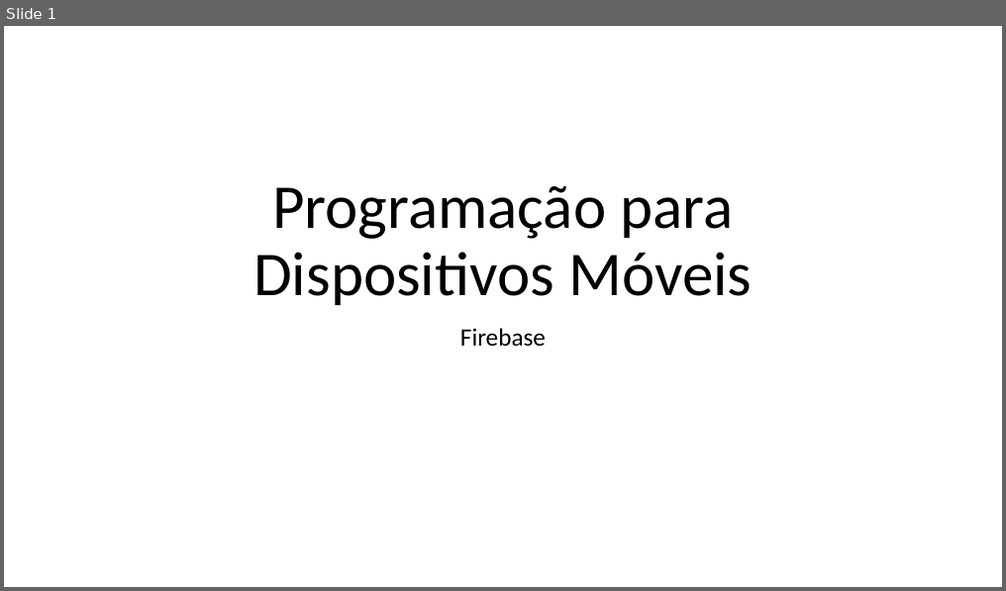
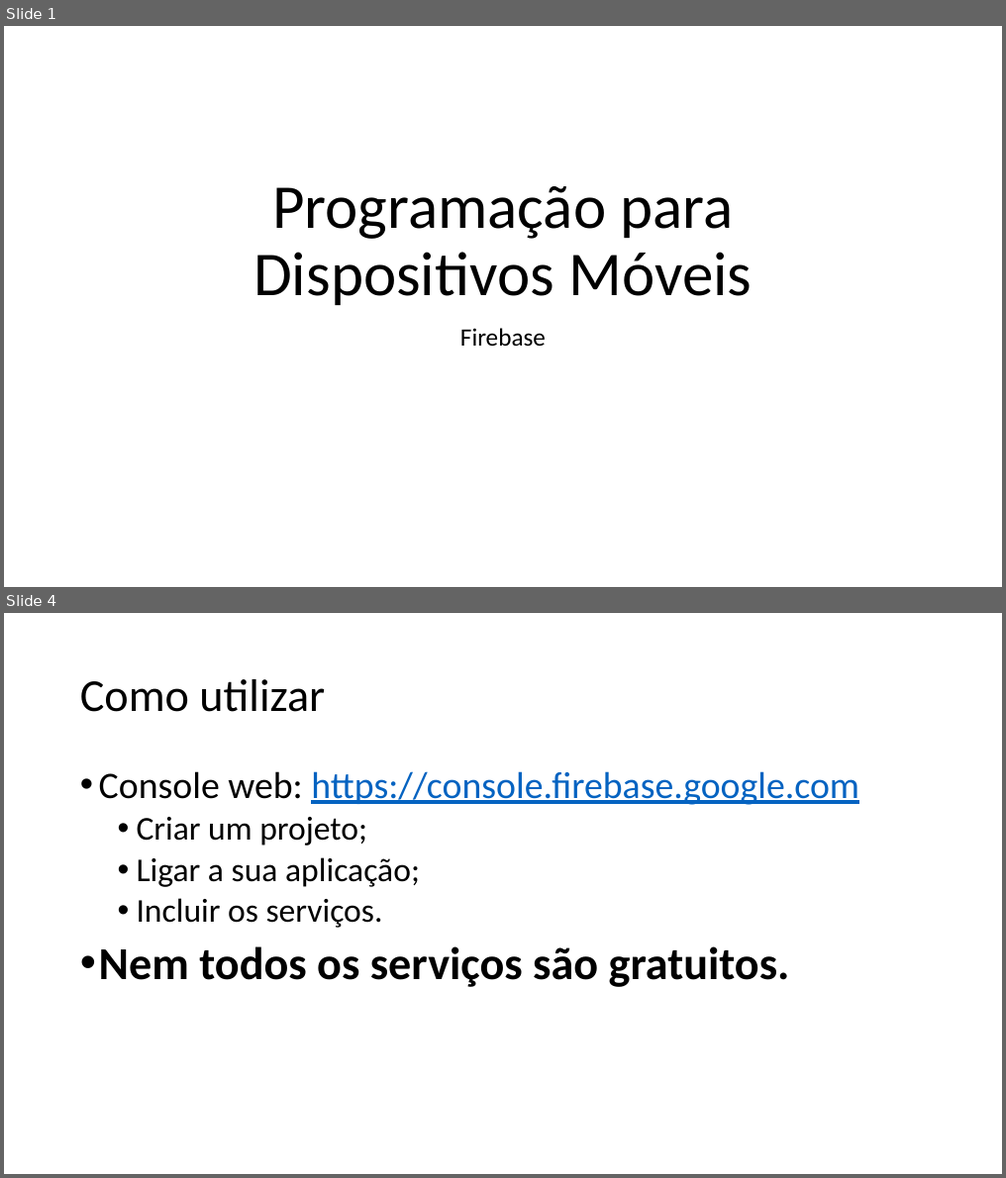
Before and after one commit to impagno/dmcamoes, a slide deck: Apresentações/Firebase.pptx. Shown one above the other, each under a label of ours: slide 1 before the commit, slides 1 and 4 after it; the slides between them are not shown. The pictures are 1006x591 and 1006x1178 pixels, drawn with LibreOffice and Linux fonts; fonts in the diff are those of the drawing. Boxes give left, top, right and bottom in pixels: in the first picture for what was removed or moved away, otherwise in the second. Text is boxed around its words. In the diff, an @@ line names an element or a change of style, - is before the commit and + after.

```diff
--- a/Apresentações/Firebase.pptx
+++ b/Apresentações/Firebase.pptx
@@ slide 4 added at (x1=4, y1=613, x2=1002, y2=1174), background #FFFFFF @@
@@ title added at (x1=80, y1=679, x2=325, y2=712), 44 pt, text #000000 @@
+Como utilizar
@@ text added at (x1=99, y1=771, x2=859, y2=987), 32 pt, text #000000 @@
+• Console web: https://console.firebase.google.com
+  • Criar um projeto;
+  • Ligar a sua aplicação;
+  • Incluir os serviços.
+• Nem todos os serviços são gratuitos.
```
Also in this commit, not shown: 1 slide changed, 5 other slides added.
